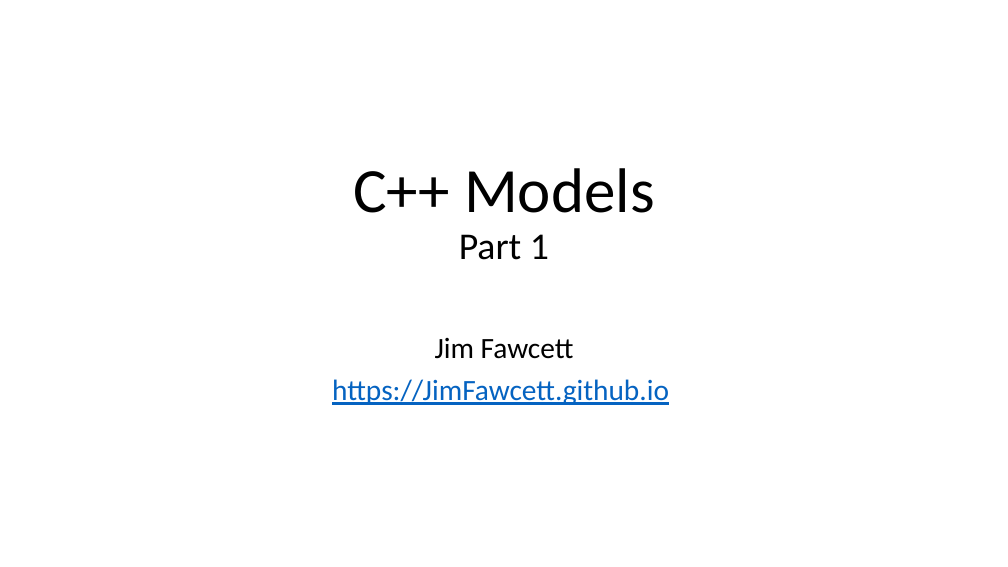
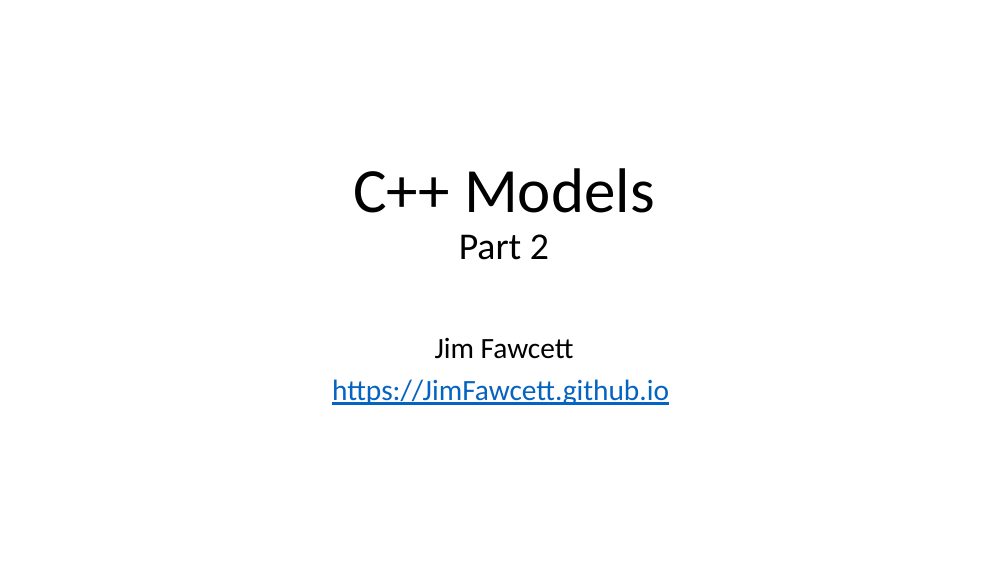
Before and after one commit to JimFawcett/JimFawcett.github.io, a slide deck: slide 1 of Resources/CppModels.pptx. Drawn at 1008x567 pixels with LibreOffice and Linux fonts; fonts in the diff are those of the drawing. Boxes give left, top, right and bottom in pixels: in the first picture for what was removed or moved away, otherwise in the second. Text is boxed around its words. In the diff, an @@ line names an element or a change of style, - is before the commit and + after.

```diff
--- a/Resources/CppModels.pptx
+++ b/Resources/CppModels.pptx
@@ title at bbox=[353, 168, 654, 260]: text changed @@
-C++ Models
-Part 1
+C++ Models
+Part 2
```
Also in this commit, not shown: 1 other file.
